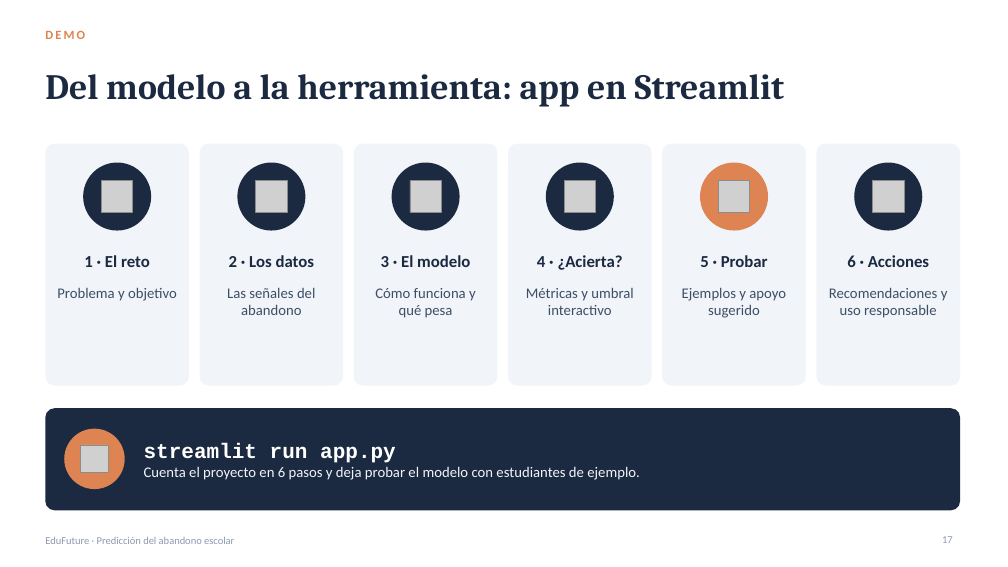
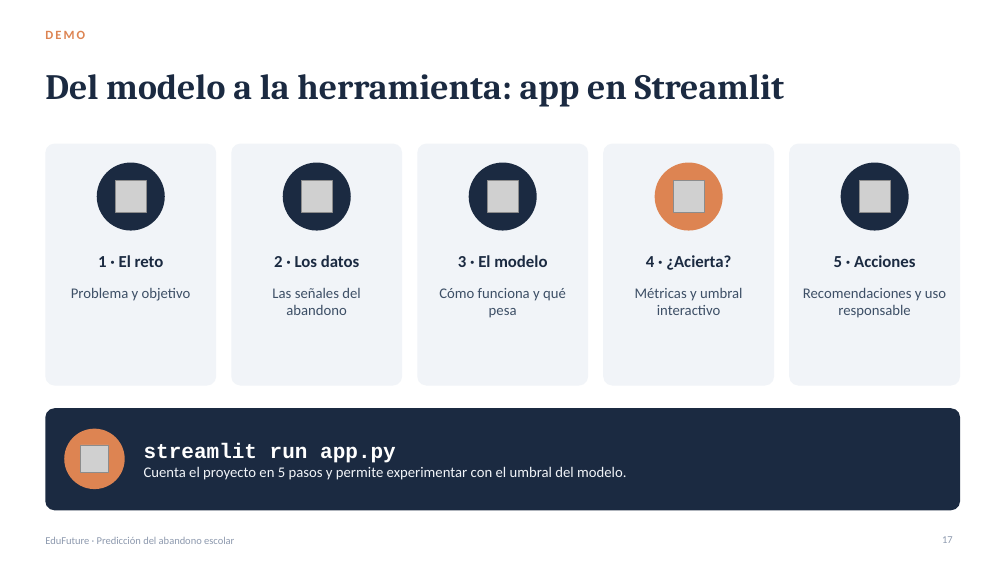
Before and after one commit to cotri77/proyecto_abandono_escolar, a slide deck: slide 17 of presentacion/EduFuture_abandono_escolar.pptx. Drawn at 1008x567 pixels with LibreOffice and Linux fonts; fonts in the diff are those of the drawing; grey boxes stand for pictures. Boxes give left, top, right and bottom in pixels: in the first picture for what was removed or moved away, otherwise in the second. Text is boxed around its words. In the diff, an @@ line names an element or a change of style, - is before the commit and + after.

```diff
--- a/presentacion/EduFuture_abandono_escolar.pptx
+++ b/presentacion/EduFuture_abandono_escolar.pptx
@@ rounded rectangle: place and size @@
-rounded rectangle at box(45, 144, 189, 386)
+rounded rectangle at box(45, 144, 216, 386)
@@ rounded rectangle: place and size @@
-rounded rectangle at box(200, 144, 343, 386)
+rounded rectangle at box(231, 144, 402, 386)
@@ proportions changed in 5 elements at box(45, 144, 216, 386), box(789, 144, 960, 386), box(603, 144, 774, 386), box(231, 144, 402, 386), box(417, 144, 588, 386) @@
@@ rounded rectangle: place and size @@
-rounded rectangle at box(354, 144, 498, 386)
+rounded rectangle at box(417, 144, 588, 386)
@@ rounded rectangle removed at box(508, 144, 652, 386) @@
@@ rounded rectangle: place and size @@
-rounded rectangle at box(662, 144, 806, 386)
+rounded rectangle at box(603, 144, 774, 386)
@@ rounded rectangle: place and size @@
-rounded rectangle at box(817, 144, 960, 386)
+rounded rectangle at box(789, 144, 960, 386)
@@ ellipse: place and size @@
-ellipse at box(83, 163, 151, 231)
+ellipse at box(97, 163, 165, 231)
@@ ellipse: place and size @@
-ellipse at box(237, 163, 306, 231)
+ellipse at box(283, 163, 351, 231)
@@ ellipse: place and size @@
-ellipse at box(392, 163, 460, 231)
+ellipse at box(469, 163, 537, 231)
@@ ellipse removed at box(546, 163, 614, 231) @@
@@ ellipse: place and size @@
-ellipse at box(700, 163, 768, 231)
+ellipse at box(655, 163, 723, 231)
@@ ellipse: place and size @@
-ellipse at box(854, 163, 923, 231)
+ellipse at box(841, 163, 909, 231)
@@ picture: place and size @@
-picture at box(101, 181, 132, 212)
+picture at box(115, 181, 146, 212)
@@ picture: place and size @@
-picture at box(256, 181, 287, 212)
+picture at box(301, 181, 332, 212)
@@ picture: place and size @@
-picture at box(410, 181, 441, 212)
+picture at box(487, 181, 518, 212)
@@ picture: place and size @@
-picture at box(564, 181, 595, 212)
+picture at box(673, 181, 704, 212)
@@ picture removed at box(718, 181, 749, 212) @@
@@ picture: place and size @@
-picture at box(873, 181, 904, 212)
+picture at box(859, 181, 890, 212)
@@ text "1 · El reto": place and size @@
-text "1 · El reto" at box(84, 255, 150, 267)
+text "1 · El reto" at box(98, 255, 164, 267)
@@ text "2 · Los datos": place and size @@
-text "2 · Los datos" at box(229, 255, 314, 267)
+text "2 · Los datos" at box(274, 255, 359, 267)
@@ text "3 · El modelo": place and size @@
-text "3 · El modelo" at box(381, 255, 470, 267)
+text "3 · El modelo" at box(458, 255, 547, 267)
@@ text "4 · ¿Acierta?": place and size @@
-text "4 · ¿Acierta?" at box(537, 255, 623, 270)
+text "4 · ¿Acierta?" at box(646, 255, 731, 270)
@@ text removed at box(700, 255, 768, 267) @@
-5 · Probar
@@ text at box(834, 255, 915, 267): text changed @@
-6 · Acciones
+5 · Acciones
@@ text "Problema y objetivo": place and size @@
-text "Problema y objetivo" at box(57, 288, 177, 301)
+text "Problema y objetivo" at box(71, 288, 191, 301)
@@ text "Las señales del abandono": place and size @@
-text "Las señales del abandono" at box(227, 288, 315, 315)
+text "Las señales del abandono" at box(272, 288, 360, 315)
@@ text "Cómo funciona y qué pesa" rewrapped from box(375, 288, 476, 318) to box(439, 288, 566, 318) @@
@@ text "Métricas y umbral interactivo": place and size @@
-text "Métricas y umbral interactivo" at box(526, 288, 633, 315)
+text "Métricas y umbral interactivo" at box(635, 288, 742, 315)
@@ text removed at box(682, 288, 786, 318) @@
-Ejemplos y apoyo sugerido
@@ text "Recomendaciones y uso responsable" rewrapped from box(829, 288, 948, 318) to box(803, 288, 946, 318) @@
@@ text at box(144, 466, 626, 480): text changed @@
-Cuenta el proyecto en 6 pasos y deja probar el modelo con estudiantes de ejemplo.
+Cuenta el proyecto en 5 pasos y permite experimentar con el umbral del modelo.
```
Also in this commit, not shown: 3 other files.
